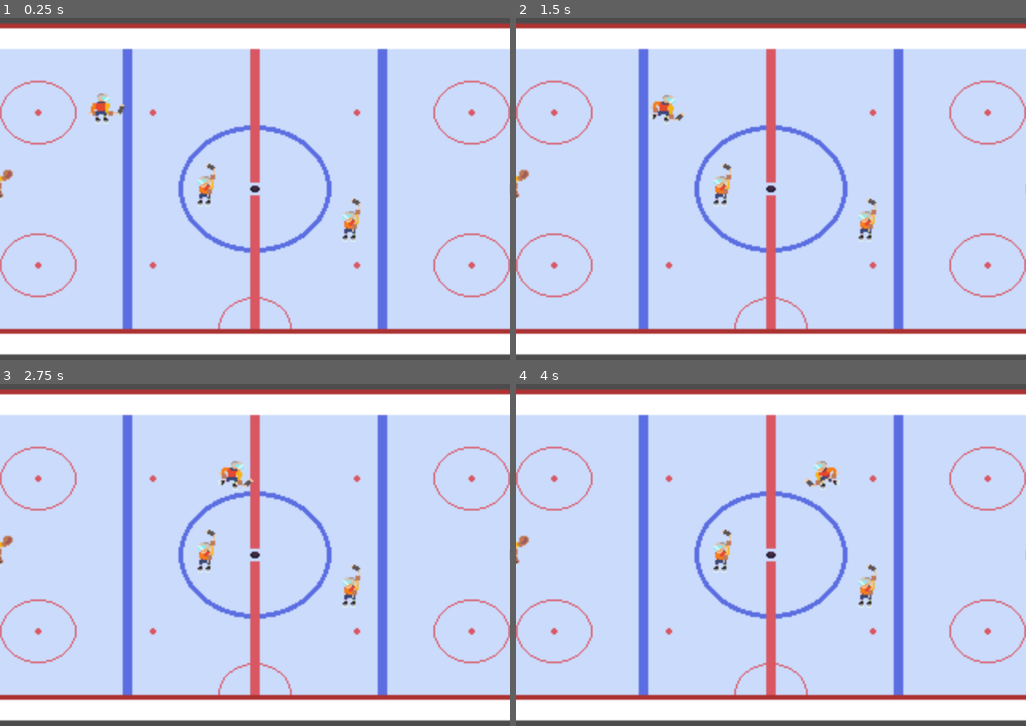
Above: before the commit, frames 1-4 (two rows, left to right).
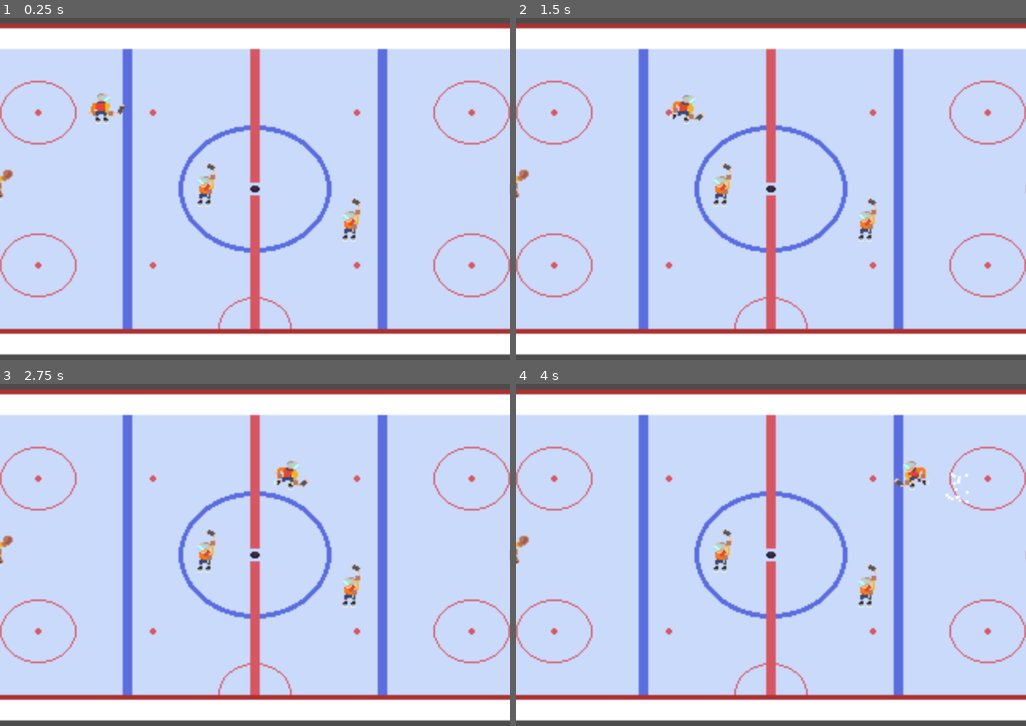
Above: after the commit, the same moments.

Repository: antoinePaulinB7/hockey_cc
Game: Godot game, scene res://base.tscn
Same seed, same stepped clock (60 frames per second), same inputs: the game is played once before the commit and once after it.
Inputs (mouse positions are in pixels of both pictures, inside the frame that each line leads up to):
- Up to frame 1 (0.25 s): no input
- Up to frame 2 (1.5 s): tap Enter at 0.5 s; move the mouse to (883, 168) at 0.52 s; hold Right (ui_right) 0.53-1.25 s; click (883, 168) at 0.67 s; tap Space (ui_select) at 0.77 s; drag from (669, 209) to (883, 236) at 1.27 s
- Up to frame 3 (2.75 s): move the mouse to (306, 469) at 2.02 s; hold Right (ui_right) from 2.03 s (still down)
- Up to frame 4 (4 s): release Right (ui_right) at 2.75 s; drag from (745, 630) to (873, 582) at 2.77 s; move the mouse to (924, 613) at 3.52 s; hold Left (ui_left) from 3.53 s (still down); tap Space (ui_select) at 3.77 s

The runs differ from the first frame. In frame 2, 0.6% of the frame differs, in the area x 26-38%, y 22-31%; in frame 3, 0.6%; in frame 4, 0.7%, in the area x 56-89%, y 22-35%.

Commit message:
shot parameterization, skating parameterization, puck particles, braking particles

Diff:
--- /dev/null
+++ b/Assets/explosion_particles.json
@@ -0,0 +1,26 @@
+{ "frames": {
+   "explosion_particles.aseprite": {
+    "frame": { "x": 0, "y": 0, "w": 16, "h": 16 },
+    "rotated": false,
+    "trimmed": false,
+    "spriteSourceSize": { "x": 0, "y": 0, "w": 16, "h": 16 },
+    "sourceSize": { "w": 16, "h": 16 },
+    "duration": 100
+   }
+ },
+ "meta": {
+  "app": "http://www.aseprite.org/",
+  "version": "1.2.34.1-x64",
+  "image": "explosion_particles.png",
+  "format": "I8",
+  "size": { "w": 16, "h": 16 },
+  "scale": "1",
+  "frameTags": [
+  ],
+  "layers": [
+   { "name": "Layer 1", "opacity": 255, "blendMode": "normal" }
+  ],
+  "slices": [
+  ]
+ }
+}
--- /dev/null
+++ b/Assets/ice_particle.json
@@ -0,0 +1,26 @@
+{ "frames": {
+   "ice_particle.aseprite": {
+    "frame": { "x": 0, "y": 0, "w": 16, "h": 16 },
+    "rotated": false,
+    "trimmed": false,
+    "spriteSourceSize": { "x": 0, "y": 0, "w": 16, "h": 16 },
+    "sourceSize": { "w": 16, "h": 16 },
+    "duration": 100
+   }
+ },
+ "meta": {
+  "app": "http://www.aseprite.org/",
+  "version": "1.2.34.1-x64",
+  "image": "ice_particle.png",
+  "format": "I8",
+  "size": { "w": 16, "h": 16 },
+  "scale": "1",
+  "frameTags": [
+  ],
+  "layers": [
+   { "name": "Layer 1", "opacity": 255, "blendMode": "normal" }
+  ],
+  "slices": [
+  ]
+ }
+}
--- /dev/null
+++ b/Assets/line_texture.json
@@ -0,0 +1,26 @@
+{ "frames": {
+   "line_texture.aseprite": {
+    "frame": { "x": 0, "y": 0, "w": 16, "h": 16 },
+    "rotated": false,
+    "trimmed": false,
+    "spriteSourceSize": { "x": 0, "y": 0, "w": 16, "h": 16 },
+    "sourceSize": { "w": 16, "h": 16 },
+    "duration": 100
+   }
+ },
+ "meta": {
+  "app": "http://www.aseprite.org/",
+  "version": "1.2.34.1-x64",
+  "image": "line_texture.png",
+  "format": "I8",
+  "size": { "w": 16, "h": 16 },
+  "scale": "1",
+  "frameTags": [
+  ],
+  "layers": [
+   { "name": "Layer 1", "opacity": 255, "blendMode": "normal" }
+  ],
+  "slices": [
+  ]
+ }
+}
--- a/Goalie.tscn
+++ b/Goalie.tscn
@@ -37,7 +37,7 @@
 
 [node name="Goalie" type="RigidBody2D"]
 collision_layer = 256
-collision_mask = 398
+collision_mask = 394
 mode = 2
 mass = 50.0
 physics_material_override = SubResource( 3 )
--- a/Player.gd
+++ b/Player.gd
@@ -3,15 +3,21 @@
 
 export(bool) var lefty = true
 export(float, 10.0, 50.0) var charge_shot_rate = 10.0
-export(Curve) var precision_curve
 export(int, 1, 99) var precision = 1
+export(int, 1, 99) var shot_power = 1
+export(int, 1, 99) var skating_speed = 1
+export(float, 100, 250) var max_speed = 100
+export(float, 1.0, 5.0) var accel = 2.0
 
 onready var sprite: Sprite = $Sprite
 onready var animation_player: AnimationPlayer = $AnimationPlayer
 onready var flipper: AnimationPlayer = $Flipper
 onready var puck_area: Area2D = $PuckArea
 onready var puck_collider: CollisionShape2D = $PuckArea/PuckCollider
-onready var line_2d: Line2D = $Line2D
+onready var line_up: Line2D = $LineUp
+onready var line_down: Line2D = $LineDown
+onready var line_shot: Line2D = $LineShot
+onready var skating_particles: Particles2D = $SkatingParticles
 
 enum PlayerState {
 	IDLE, SKATING, CHARGING, SHOOTING, FALLEN, KO
@@ -33,6 +39,7 @@
 var looking_left: bool = false
 var puck: RigidBody2D = null
 var charging: float = 0.0
+var max_charge: float = 10.0
 
 # Called when the node enters the scene tree for the first time.
 func _ready():
@@ -77,6 +84,15 @@
 		flip = Flip.RIGHT
 		facing = Facing.RIGHT
 
+	if direction.length() > 0.01 and linear_velocity.length() > 50.0:
+		if abs(direction.angle_to(linear_velocity)) > 2.5:
+			skating_particles.emitting = true
+			skating_particles.set_rotation((direction).angle())
+		else:
+			skating_particles.emitting = false
+
+	print(linear_velocity.length())
+
 	update_line()
 
 func _physics_process(delta):
@@ -120,14 +136,19 @@
 				flipper.play("Shooting Left")
 
 func update_line():
-#	line_2d.clear_points()
-#	line_2d.add_point(puck_collider.position + sprite.position)
-#	line_2d.add_point(puck_collider.position + sprite.position + get_direction() * 10 * charging)
-##	line_2d.width_curve.max_value = charging
-#	line_2d.width_curve.set_point_value(1, charging / precision_curve.interpolate(float(precision) / 99))
-	line_2d.clear_points()
-	line_2d.add_point(puck_collider.position + sprite.position)
-	line_2d.add_point(puck_collider.position + sprite.position + get_direction() * 10 * charging)
+	var precision_factor = (100.0 - precision)/99.0
+
+	line_up.clear_points()
+	line_up.add_point(puck_collider.position + sprite.position)
+	line_up.add_point(puck_collider.position + sprite.position + get_direction().rotated((-PI/4) * precision_factor) * 10 * charging)
+
+	line_down.clear_points()
+	line_down.add_point(puck_collider.position + sprite.position)
+	line_down.add_point(puck_collider.position + sprite.position + get_direction().rotated((PI/4) * precision_factor) * 10 * charging)
+
+	line_shot.clear_points()
+	line_shot.add_point(puck_collider.position + sprite.position)
+	line_shot.add_point(puck_collider.position + sprite.position + Vector2.UP * 16 * get_shot_strength())
 
 #	add_force(Vector2(0, 0), direction * 10)
 func get_direction():
@@ -139,6 +160,19 @@
 			return Vector2.RIGHT
 		Facing.LEFT:
 			return Vector2.LEFT
+
+func get_shot_strength():
+	var charge = min(charging, max_charge) / max_charge
+	var power = shot_power / 99.0
+
+	return charge * power
+
+func get_shot_direction():
+	var curr_direction = get_direction()
+	var precision_factor = (100.0 - precision)/99.0
+	var deviation = rand_range((-PI/4) * precision_factor, (PI/4) * precision_factor)
+
+	return curr_direction.rotated(deviation)
 
 func release_puck():
 	if puck:
@@ -153,9 +187,12 @@
 	match player_state:
 		PlayerState.IDLE, PlayerState.SKATING:
 			if (direction.length() > 0.01):
-				apply_central_impulse(direction * 1.75)
+				apply_central_impulse(direction * accel)
+#				apply_central_impulse(direction * 1.75)
 		PlayerState.SHOOTING:
 			apply_central_impulse(-get_direction() * 50)
 			player_state = PlayerState.IDLE
 		_:
 			pass
+
+	state.linear_velocity = state.linear_velocity.clamped(max_speed)
--- a/Player.tscn
+++ b/Player.tscn
@@ -1,19 +1,15 @@
-[gd_scene load_steps=23 format=2]
+[gd_scene load_steps=27 format=2]
 
 [ext_resource path="res://Assets/character_base.png" type="Texture" id=1]
 [ext_resource path="res://Player.gd" type="Script" id=2]
 [ext_resource path="res://Flip.tres" type="Animation" id=3]
+[ext_resource path="res://Assets/ice_particle.png" type="Texture" id=4]
 
 [sub_resource type="PhysicsMaterial" id=27]
 friction = 0.0
 rough = true
 bounce = 1.0
 absorbent = true
-
-[sub_resource type="Curve" id=26]
-min_value = 0.1
-max_value = 20.0
-_data = [ Vector2( 0, 0.1 ), 0.0, 1.12076, 0, 0, Vector2( 1, 13.6682 ), 45.9509, 0.0, 0, 0 ]
 
 [sub_resource type="CapsuleShape2D" id=8]
 radius = 5.99998
@@ -226,8 +222,37 @@
 "values": [ Vector2( 0, 0 ) ]
 }
 
-[sub_resource type="Gradient" id=25]
-colors = PoolColorArray( 0.403922, 1, 0.4, 1, 0.403922, 1, 0.4, 0 )
+[sub_resource type="OpenSimplexNoise" id=28]
+seed = 3
+octaves = 6
+lacunarity = 2.66
+
+[sub_resource type="NoiseTexture" id=29]
+seamless = true
+noise = SubResource( 28 )
+
+[sub_resource type="Curve" id=31]
+_data = [ Vector2( 0, 0.384091 ), 0.0, 0.0, 0, 0, Vector2( 1, 0 ), -6.49383, 0.0, 0, 0 ]
+
+[sub_resource type="CurveTexture" id=32]
+curve = SubResource( 31 )
+
+[sub_resource type="ParticlesMaterial" id=30]
+emission_shape = 1
+emission_sphere_radius = 0.5
+flag_disable_z = true
+direction = Vector3( -1, 0, 0 )
+spread = 15.0
+flatness = 1.0
+gravity = Vector3( 0, 0, 0 )
+initial_velocity = 100.0
+initial_velocity_random = 0.35
+orbit_velocity = 0.0
+orbit_velocity_random = 0.0
+angle = 360.0
+angle_random = 1.0
+scale_random = 1.0
+scale_curve = SubResource( 32 )
 
 [sub_resource type="Animation" id=21]
 resource_name = "Idling Left"
@@ -383,7 +408,6 @@
 contact_monitor = true
 linear_damp = 0.85
 script = ExtResource( 2 )
-precision_curve = SubResource( 26 )
 
 [node name="PuckArea" type="Area2D" parent="." groups=["puck_area"]]
 position = Vector2( 2.28882e-05, -7 )
@@ -418,20 +442,36 @@
 anims/Skating = SubResource( 11 )
 "anims/Skating - Back" = SubResource( 15 )
 
+[node name="LineUp" type="Line2D" parent="."]
+width = 1.0
+default_color = Color( 1, 1, 1, 1 )
+texture = SubResource( 29 )
+texture_mode = 1
+
+[node name="LineDown" type="Line2D" parent="."]
+width = 1.0
+default_color = Color( 1, 1, 1, 1 )
+texture = SubResource( 29 )
+texture_mode = 1
+
+[node name="LineShot" type="Line2D" parent="."]
+default_color = Color( 0.85098, 0.341176, 0.388235, 1 )
+
+[node name="SkatingParticles" type="Particles2D" parent="."]
+emitting = false
+amount = 16
+lifetime = 0.5
+one_shot = true
+explosiveness = 1.0
+local_coords = false
+process_material = SubResource( 30 )
+texture = ExtResource( 4 )
+
 [node name="Sprite" type="Sprite" parent="."]
 position = Vector2( 2.28882e-05, -7 )
 texture = ExtResource( 1 )
 region_enabled = true
 region_rect = Rect2( 144, 0, 36, 36 )
-
-[node name="Line2D" type="Line2D" parent="."]
-width = 2.0
-default_color = Color( 0.403922, 1, 0.4, 1 )
-gradient = SubResource( 25 )
-texture_mode = 1
-joint_mode = 2
-begin_cap_mode = 2
-end_cap_mode = 2
 
 [node name="Flipper" type="AnimationPlayer" parent="."]
 playback_process_mode = 0
--- a/Puck.gd
+++ b/Puck.gd
@@ -1,11 +1,15 @@
 extends RigidBody2D
 class_name Puck
+
+export(float, 150.0, 750.0) var explosion_threshold = 500.0
 
 enum PuckState {
 	CALM, BOBBLING,
 }
 
 onready var animation_player: AnimationPlayer = $AnimationPlayer
+onready var shot_particles: Particles2D = $ShotParticles
+onready var bomb_particles: Particles2D = $BombParticles
 
 var holder: Player = null
 
@@ -26,6 +30,7 @@
 #	if holder:
 #		global_position = holder.puck_collider.global_position
 #		linear_velocity = holder.linear_velocity
+
 	pass
 
 func hold(player: Player):
@@ -38,6 +43,7 @@
 
 	set_collision_mask_bit(Constants.COLLISION_LAYERS["Player"], false)
 	set_collision_mask_bit(Constants.COLLISION_LAYERS["PuckAreas"], false)
+	set_collision_mask_bit(Constants.COLLISION_LAYERS["Goaltender"], false)
 
 func release():
 #	Constants.reparent(self, get_node("/root"))
@@ -46,12 +52,22 @@
 #	position = holder.puck_collider.position
 
 	set_collision_mask_bit(Constants.COLLISION_LAYERS["Player"], true)
+	set_collision_mask_bit(Constants.COLLISION_LAYERS["Goaltender"], true)
 	linear_velocity = Vector2.ZERO
-	apply_central_impulse(holder.get_direction() * 500)
+
+	var puck_impulse_strength = lerp(150, 750, holder.get_shot_strength())
+
+	if puck_impulse_strength > explosion_threshold:
+		shot_particles.emitting = true
+		bomb_particles.emitting = true
+
+	apply_central_impulse(holder.get_shot_direction() * puck_impulse_strength) # 500
 #	set_sleeping(false)
 	holder = null
 
 	yield(get_tree().create_timer(1.0), "timeout")
+	shot_particles.emitting = false
+	bomb_particles.emitting = false
 	set_collision_mask_bit(Constants.COLLISION_LAYERS["PuckAreas"], true)
 
 func _integrate_forces(state):
@@ -59,7 +75,6 @@
 		state.transform = Transform2D(0, holder.puck_collider.global_position)
 		state.linear_velocity = holder.linear_velocity
 
-#	state.linear_velocity = velocity
 #	if holder:
 #		global_position = holder.puck_collider.global_position
 #		linear_velocity = holder.linear_velocity
--- a/Puck.tscn
+++ b/Puck.tscn
@@ -1,7 +1,8 @@
-[gd_scene load_steps=6 format=2]
+[gd_scene load_steps=14 format=2]
 
 [ext_resource path="res://Assets/puck.png" type="Texture" id=1]
 [ext_resource path="res://Puck.gd" type="Script" id=2]
+[ext_resource path="res://Assets/explosion_particles.png" type="Texture" id=4]
 
 [sub_resource type="CircleShape2D" id=1]
 radius = 3.0
@@ -61,16 +62,56 @@
 "values": [ Vector2( 0, 0 ) ]
 }
 
+[sub_resource type="Gradient" id=35]
+offsets = PoolRealArray( 0, 0.152709, 0.344828, 0.55665, 0.886699 )
+colors = PoolColorArray( 1, 1, 1, 1, 0.984314, 0.94902, 0.211765, 1, 0.87451, 0.443137, 0.14902, 1, 0.67451, 0.196078, 0.196078, 1, 0.133333, 0.12549, 0.203922, 1 )
+
+[sub_resource type="GradientTexture" id=34]
+gradient = SubResource( 35 )
+width = 16
+
+[sub_resource type="Curve" id=36]
+_data = [ Vector2( 0, 1 ), 0.0, -2.12213, 0, 0, Vector2( 1, 0 ), 0.0, 0.0, 0, 0 ]
+
+[sub_resource type="CurveTexture" id=32]
+curve = SubResource( 36 )
+
+[sub_resource type="Curve" id=38]
+_data = [ Vector2( 0, 1 ), 0.0, 0.0, 0, 0, Vector2( 1, 0 ), 0.0, 0.0, 0, 0 ]
+
+[sub_resource type="CurveTexture" id=39]
+width = 64
+curve = SubResource( 38 )
+
+[sub_resource type="ParticlesMaterial" id=37]
+lifetime_randomness = 1.0
+trail_size_modifier = SubResource( 39 )
+emission_shape = 1
+emission_sphere_radius = 4.0
+flag_disable_z = true
+spread = 180.0
+gravity = Vector3( 0, -1, 0 )
+angular_velocity = 360.0
+angular_velocity_random = 1.0
+orbit_velocity = 0.0
+orbit_velocity_random = 0.0
+angle = 360.0
+angle_random = 1.0
+scale = 2.0
+scale_curve = SubResource( 32 )
+color_ramp = SubResource( 34 )
+
 [node name="Puck" type="RigidBody2D" groups=["puck"]]
 position = Vector2( 55, 14 )
 collision_layer = 4
-collision_mask = 126
+collision_mask = 382
 mode = 2
 gravity_scale = 0.0
 continuous_cd = 2
 can_sleep = false
 linear_damp = 0.1
 script = ExtResource( 2 )
+explosion_threshold = 450.0
 
 [node name="CollisionShape2D" type="CollisionShape2D" parent="."]
 shape = SubResource( 1 )
@@ -83,3 +124,20 @@
 [node name="AnimationPlayer" type="AnimationPlayer" parent="."]
 anims/Bobbling = SubResource( 2 )
 anims/Idle = SubResource( 3 )
+
+[node name="ShotParticles" type="Particles2D" parent="."]
+emitting = false
+amount = 16
+explosiveness = 0.01
+local_coords = false
+process_material = SubResource( 37 )
+texture = ExtResource( 4 )
+
+[node name="BombParticles" type="Particles2D" parent="."]
+emitting = false
+amount = 16
+one_shot = true
+explosiveness = 1.0
+local_coords = false
+process_material = SubResource( 37 )
+texture = ExtResource( 4 )
--- a/base.tscn
+++ b/base.tscn
@@ -24,7 +24,9 @@
 [node name="Player" parent="YSort" instance=ExtResource( 1 )]
 position = Vector2( -96, -43 )
 lefty = false
-precision = 35
+shot_power = 50
+max_speed = 120.0
+accel = 2.5
 
 [node name="Puck" parent="YSort" instance=ExtResource( 2 )]
 position = Vector2( 0, 0 )
--- a/project.godot
+++ b/project.godot
@@ -134,7 +134,6 @@
 
 [rendering]
 
-quality/driver/driver_name="GLES2"
 2d/options/use_nvidia_rect_flicker_workaround=true
 2d/snapping/use_gpu_pixel_snap=true
 vram_compression/import_etc=true
Binary file added: Assets/explosion_particles.aseprite
Binary file added: Assets/explosion_particles.png
Binary file added: Assets/ice_particle.aseprite
Binary file added: Assets/ice_particle.png
Binary file added: Assets/line_texture.aseprite
Binary file added: Assets/line_texture.png
